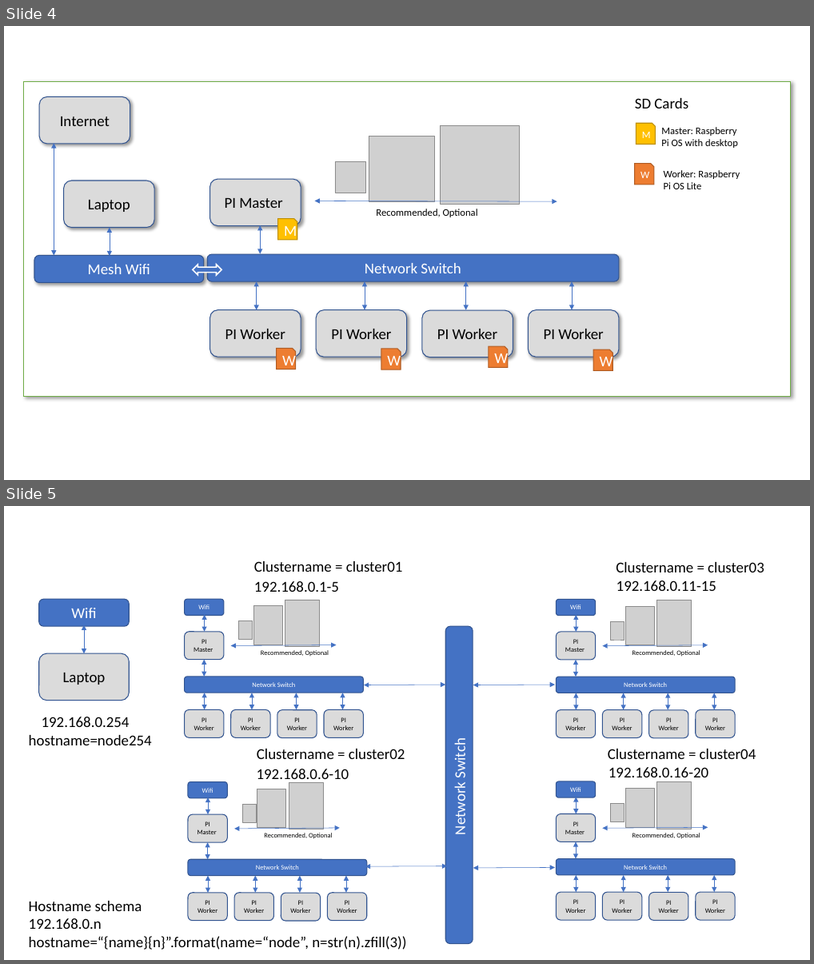
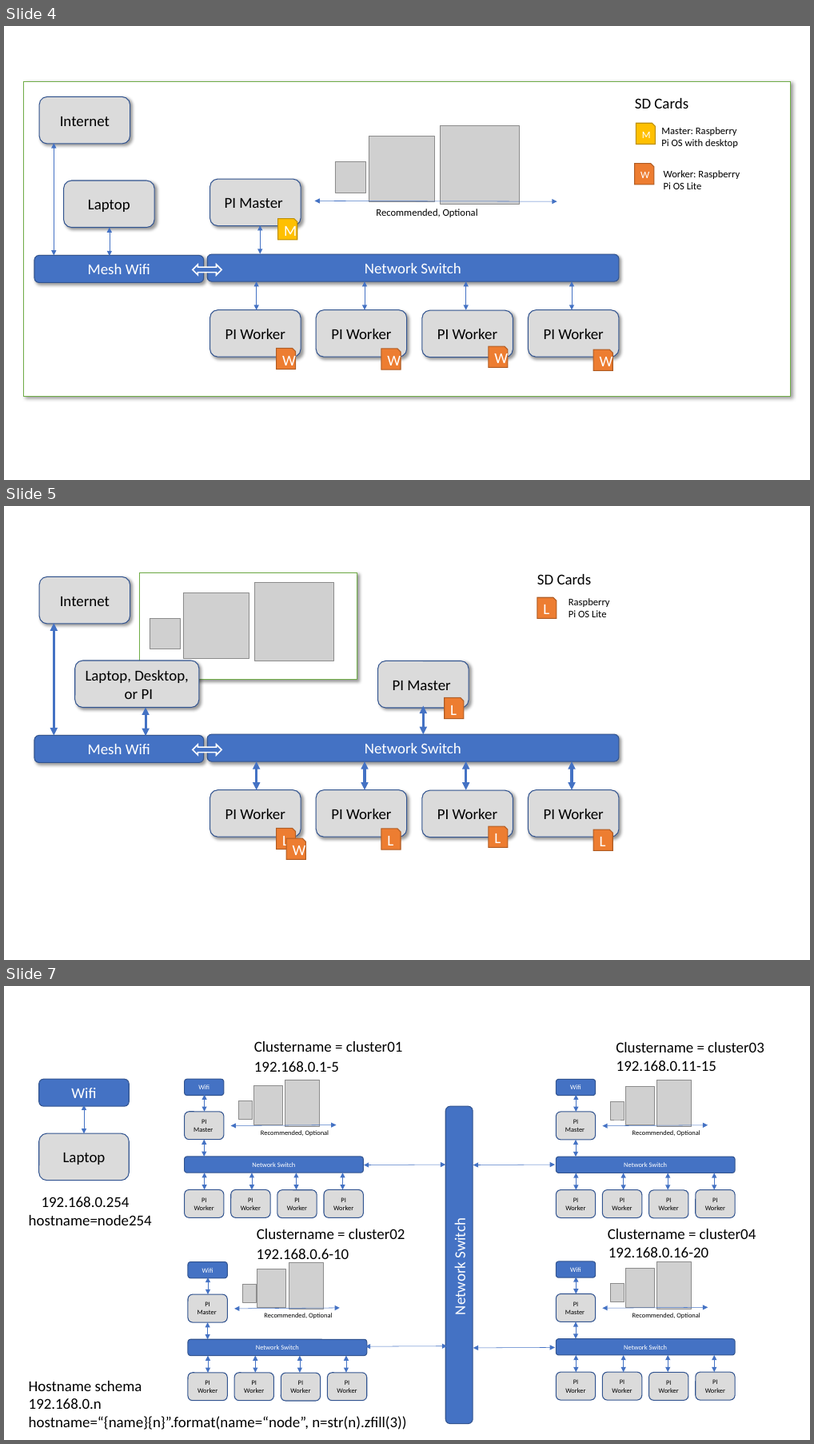
Before and after one commit to cloudmesh/cloudmesh-pi-burn, a slide deck: images/network.pptx. Shown one above the other, each under a label of ours: slides 4 and 5 before the commit, slides 4, 5 and 7 after it; the slides between them are not shown. The pictures are 814x964 and 814x1444 pixels, drawn with LibreOffice and Linux fonts; fonts in the diff are those of the drawing; grey boxes stand for pictures. Boxes give left, top, right and bottom in pixels: in the first picture for what was removed or moved away, otherwise in the second. Text is boxed around its words. In the diff, an @@ line names an element or a change of style, - is before the commit and + after.

Commit message:
add mesh network images

```diff
--- a/images/network.pptx
+++ b/images/network.pptx
@@ slide 5 added at box(4, 506, 810, 960), background #FFFFFF @@
@@ rounded rectangle added at box(39, 576, 130, 624), fill #DBDBDB, outline #325491 1 pt, 18 pt, text #000000 @@
+Internet
@@ rectangle added at box(140, 572, 358, 680), fill #FFFFFF, outline #70AD47 1 pt @@
@@ text added at box(538, 574, 592, 584), 18 pt, text #000000 @@
+SD Cards
@@ picture added at box(183, 592, 249, 658) @@
@@ picture added at box(255, 582, 334, 661) @@
@@ snip rect added at box(538, 597, 557, 619), fill #ED7D31, outline #AF5C24 1 pt, 18 pt, text #FFFFFF @@
+L
@@ text added at box(569, 598, 610, 617), 12 pt, text #000000 @@
+Raspberry
+Pi OS Lite
@@ double arrow added from (54, 624) to (54, 736), #4472C4 3 pt @@
@@ picture added at box(150, 618, 181, 648) @@
@@ rounded rectangle added at box(74, 660, 198, 707), fill #DBDBDB, outline #325491 1 pt, 18 pt, text #000000 @@
+Laptop, Desktop,
+or PI
@@ rounded rectangle added at box(378, 661, 470, 708), fill #DBDBDB, outline #325491 1 pt, 18 pt, text #000000 @@
+PI Master
@@ double arrow added from (146, 708) to (146, 736), #4472C4 3 pt @@
@@ double arrow added from (424, 706) to (424, 734), #4472C4 3 pt @@
@@ snip rect added at box(445, 698, 464, 719), fill #ED7D31, outline #AF5C24 1 pt, 18 pt, text #FFFFFF @@
+L
@@ rounded rectangle added at box(34, 736, 204, 763), fill #4472C4, outline #325491 1 pt, 18 pt, text #FFFFFF @@
+Mesh Wifi
@@ left right arrow added at box(193, 744, 222, 755), fill #4472C4, outline #FFFFFF 1.5 pt @@
@@ rounded rectangle added at box(207, 734, 619, 761), fill #4472C4, outline #325491 1 pt, 18 pt, text #FFFFFF @@
+Network Switch
@@ double arrow added from (257, 761) to (257, 790), #4472C4 3 pt @@
@@ double arrow added from (365, 761) to (365, 790), #4472C4 3 pt @@
@@ double arrow added from (466, 761) to (466, 790), #4472C4 3 pt @@
@@ double arrow added from (572, 761) to (572, 790), #4472C4 3 pt @@
@@ rounded rectangle added at box(210, 790, 301, 836), fill #DBDBDB, outline #325491 1 pt, 18 pt, text #000000 @@
+PI Worker
@@ rounded rectangle added at box(316, 790, 407, 836), fill #DBDBDB, outline #325491 1 pt, 18 pt, text #000000 @@
+PI Worker
@@ rounded rectangle added at box(422, 790, 514, 837), fill #DBDBDB, outline #325491 1 pt, 18 pt, text #000000 @@
+PI Worker
@@ rounded rectangle added at box(529, 790, 619, 836), fill #DBDBDB, outline #325491 1 pt, 18 pt, text #000000 @@
+PI Worker
@@ snip rect added at box(277, 828, 296, 849), fill #ED7D31, outline #AF5C24 1 pt, 18 pt, text #FFFFFF @@
+L
@@ snip rect added at box(286, 838, 306, 860), fill #ED7D31, outline #AF5C24 1 pt, 18 pt, text #FFFFFF @@
+W
@@ snip rect added at box(382, 828, 401, 850), fill #ED7D31, outline #AF5C24 1 pt, 18 pt, text #FFFFFF @@
+L
@@ snip rect added at box(489, 826, 508, 847), fill #ED7D31, outline #AF5C24 1 pt, 18 pt, text #FFFFFF @@
+L
@@ snip rect added at box(594, 830, 613, 851), fill #ED7D31, outline #AF5C24 1 pt, 18 pt, text #FFFFFF @@
+L
@@ what was slide 5 is now slide 7 @@
```
Also in this commit, not shown: 1 other slide added, 2 other files.
